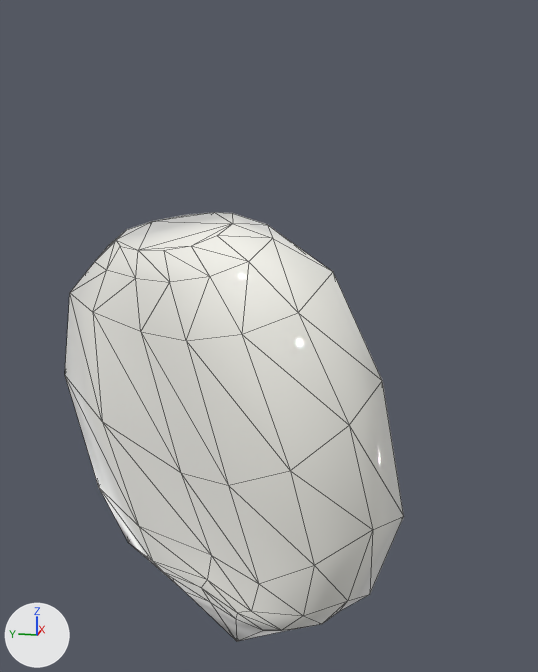
Before and after pictures for a commit that changed the glTF model resources/js/assets/23.glb.
Before and after are seen from a 50 mm camera at (0.0116, -0.1472, 0.4076) aimed at (0.1612, -0.1173, 0.3702). The lights are fixed; the arrows at lower left show +X, +Y and +Z. The older version comes first. Mesh edges are drawn as thin lines.

Objects in the first picture: 'Caine.Denture.034'.
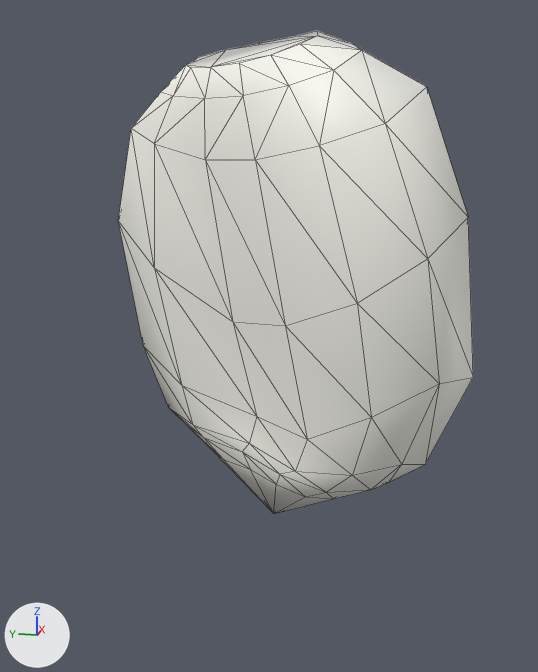
Where the change shows, as pixel boxes [x1, y1, x2, y2] in the pictures (538 x 672 px):
'Caine.Denture.034', moved, turned: before [65, 212, 404, 641]; after [118, 30, 473, 514]

Diff of the bpy script that builds the scene:
```diff
--- a/resources/js/assets/23.glb.py
+++ b/resources/js/assets/23.glb.py
@@ ob_caine_denture_034 @@
 ob_caine_denture_034 = bpy.data.objects.new('Caine.Denture.034', me_cube_048)
-ob_caine_denture_034.location = (-0.0192, -0.0185, 0.2098)
-ob_caine_denture_034.rotation_euler = (2.767, -0.0749, -1.192)  # degrees (159, -4.3, -68)
+ob_caine_denture_034.location = (-0.0087, -0.007, 0.2468)
+ob_caine_denture_034.rotation_euler = (2.821, -0.00459, -1.269)  # degrees (162, -0.3, -73)
```
